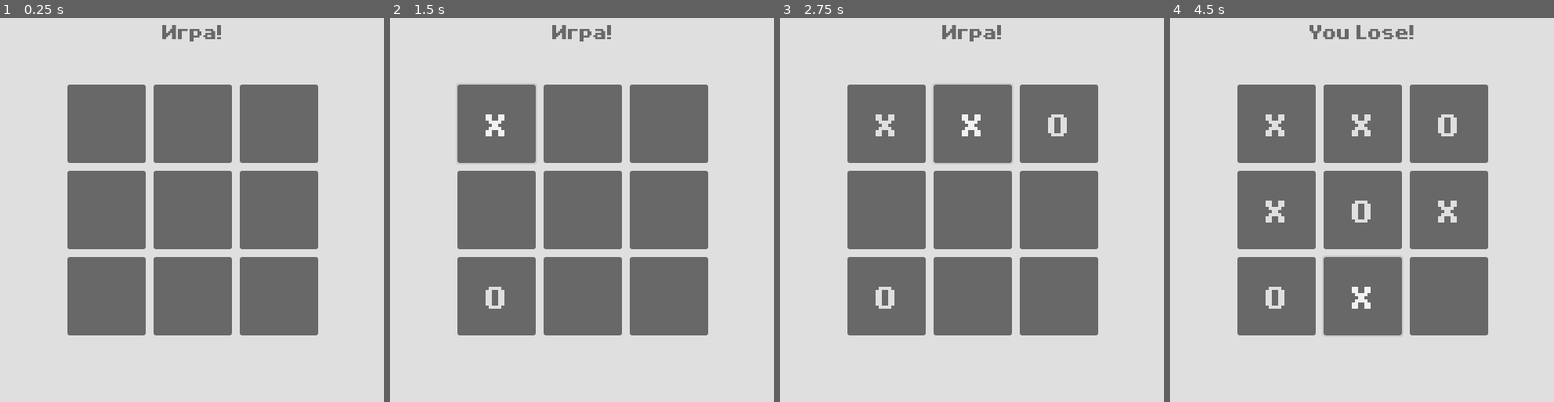
Above: before the commit, frames 1-4 (left to right).
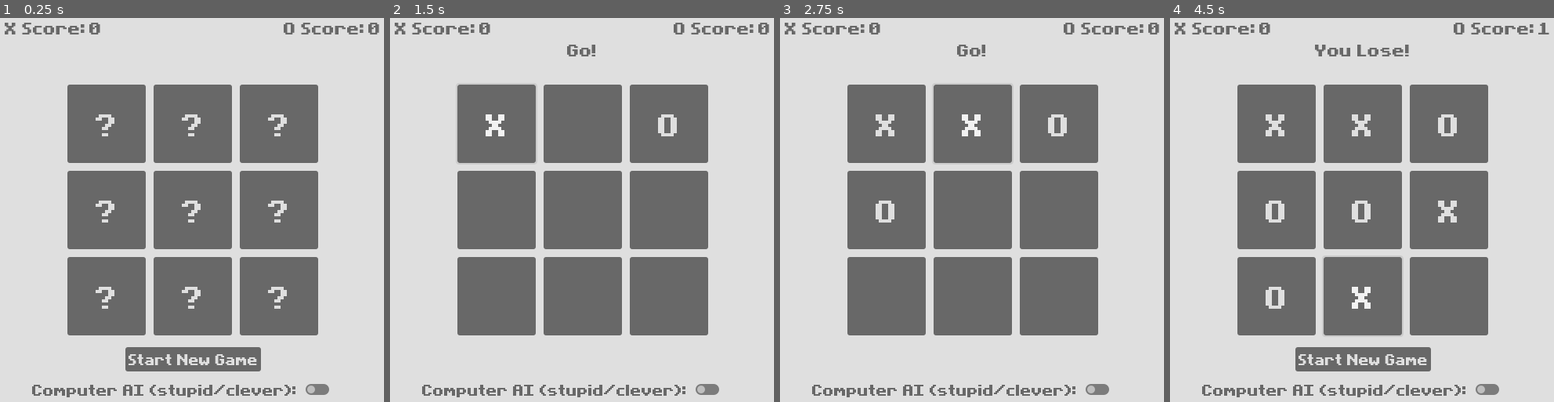
Above: after the commit, the same moments.

Repository: KanoAlgiz/Noughts-and-Crosses
Game: Godot game, scene res://game.tscn
The game is run twice, just before and just after one commit, with the same random seed, the same clock (stepped at 60 frames per second) and the same inputs.
Inputs (mouse positions are in pixels of both pictures, inside the frame that each line leads up to):
- Up to frame 1 (0.25 s): no input
- Up to frame 2 (1.5 s): click (582, 359) at 0.5 s, where only the run after the commit has a clickable "Start New Game"; click (497, 125) at 1.25 s
- Up to frame 3 (2.75 s): click (972, 125) at 2 s
- Up to frame 4 (4.5 s): click (1277, 210) at 2.77 s; click (1450, 210) at 3.5 s; click (1362, 294) at 4.25 s

The runs differ from the first frame. In frame 1, 4.8% of the frame differs, in the area x 1-99%, y 1-99%; in frame 2, 2.4%; in frame 3, 2.4%; in frame 4, 4.4%.

Commit message:
Add score & difficulty switch

Diff:
--- a/game.tscn
+++ b/game.tscn
@@ -18,14 +18,51 @@
 grow_vertical = 2
 script = ExtResource("1_cruao")
 
-[node name="Label" type="Label" parent="Interface"]
-layout_mode = 1
-anchors_preset = 10
-anchor_right = 1.0
-offset_bottom = 45.0
-grow_horizontal = 2
-theme = ExtResource("3_7r7jh")
-text = "Игра!"
+[node name="Header" type="MarginContainer" parent="Interface"]
+layout_mode = 2
+offset_right = 500.0
+offset_bottom = 24.0
+theme_override_constants/margin_left = 10
+theme_override_constants/margin_top = 5
+theme_override_constants/margin_right = 10
+
+[node name="VBoxContainer" type="VBoxContainer" parent="Interface/Header"]
+layout_mode = 2
+
+[node name="HBoxContainer" type="HBoxContainer" parent="Interface/Header/VBoxContainer"]
+layout_mode = 2
+size_flags_vertical = 3
+
+[node name="YouLabel" type="Label" parent="Interface/Header/VBoxContainer/HBoxContainer"]
+layout_mode = 2
+size_flags_horizontal = 0
+theme = ExtResource("3_7r7jh")
+text = "X Score:"
+
+[node name="YouScore" type="Label" parent="Interface/Header/VBoxContainer/HBoxContainer"]
+unique_name_in_owner = true
+layout_mode = 2
+size_flags_horizontal = 2
+theme = ExtResource("3_7r7jh")
+text = "0"
+
+[node name="FoeLabel" type="Label" parent="Interface/Header/VBoxContainer/HBoxContainer"]
+layout_mode = 2
+size_flags_horizontal = 10
+theme = ExtResource("3_7r7jh")
+text = "O Score:"
+
+[node name="FoeScore" type="Label" parent="Interface/Header/VBoxContainer/HBoxContainer"]
+unique_name_in_owner = true
+layout_mode = 2
+size_flags_horizontal = 8
+theme = ExtResource("3_7r7jh")
+text = "0"
+
+[node name="StatusLabel" type="Label" parent="Interface/Header/VBoxContainer"]
+unique_name_in_owner = true
+layout_mode = 2
+theme = ExtResource("3_7r7jh")
 horizontal_alignment = 1
 vertical_alignment = 1
 
@@ -126,6 +163,50 @@
 script = ExtResource("4_mjl6g")
 x = 2
 y = 2
+
+[node name="NewGameButton" type="Button" parent="Interface"]
+unique_name_in_owner = true
+layout_mode = 1
+anchors_preset = 7
+anchor_left = 0.5
+anchor_top = 1.0
+anchor_right = 0.5
+anchor_bottom = 1.0
+offset_left = -67.5
+offset_top = -75.0
+offset_right = 67.5
+offset_bottom = -44.0
+grow_horizontal = 2
+grow_vertical = 0
+theme = ExtResource("3_7r7jh")
+theme_override_font_sizes/font_size = 15
+text = "Start New Game"
+
+[node name="Difficulty" type="HBoxContainer" parent="Interface"]
+custom_minimum_size = Vector2(0, 40.605)
+layout_mode = 1
+anchors_preset = 7
+anchor_left = 0.5
+anchor_top = 1.0
+anchor_right = 0.5
+anchor_bottom = 1.0
+offset_left = -205.0
+offset_top = -40.605
+offset_right = 205.0
+grow_horizontal = 2
+grow_vertical = 0
+
+[node name="DifficultyLabel" type="Label" parent="Interface/Difficulty"]
+layout_mode = 2
+theme = ExtResource("3_7r7jh")
+theme_override_font_sizes/font_size = 16
+text = "Computer AI (stupid/clever):"
+horizontal_alignment = 1
+vertical_alignment = 1
+
+[node name="DifficultySwitch" type="CheckButton" parent="Interface/Difficulty"]
+layout_mode = 2
+theme = ExtResource("3_7r7jh")
 
 [connection signal="pressed" from="Interface/CenterContainer/Grid/Cell-0-0" to="Interface/CenterContainer/Grid/Cell-0-0" method="_on_pressed"]
 [connection signal="pressed" from="Interface/CenterContainer/Grid/Cell-1-0" to="Interface/CenterContainer/Grid/Cell-1-0" method="_on_pressed"]
@@ -136,3 +217,5 @@
 [connection signal="pressed" from="Interface/CenterContainer/Grid/Cell-0-2" to="Interface/CenterContainer/Grid/Cell-0-2" method="_on_pressed"]
 [connection signal="pressed" from="Interface/CenterContainer/Grid/Cell-1-2" to="Interface/CenterContainer/Grid/Cell-1-2" method="_on_pressed"]
 [connection signal="pressed" from="Interface/CenterContainer/Grid/Cell-2-2" to="Interface/CenterContainer/Grid/Cell-2-2" method="_on_pressed"]
+[connection signal="pressed" from="Interface/NewGameButton" to="Interface" method="onNewGameButtonClick"]
+[connection signal="toggled" from="Interface/Difficulty/DifficultySwitch" to="Interface" method="onDifficultyChange"]
--- a/scripts/Game.gd
+++ b/scripts/Game.gd
@@ -4,18 +4,35 @@
 # X = 1, O = -1, EMPTY = 0
 @onready var interface: Interface = %Interface
 var winChecker: WinChecker = WinChecker.new()
-var board: Array2D = Array2D.new(3, 3)
+var board: Array2D
 var aiStrategy: AiStrategy
-var isGameOver = false
+var isGameOver = true
+var scoreX = 0;
+var scoreO = 0
+var stupidStrategy = RandomCellStrategy.new()
+var cleverStrategy = MinMaxStrategy.new()
 
 func _ready():
-	#aiStrategy = RandomCellStrategy.new()
-	aiStrategy = MinMaxStrategy.new()
+	setAiStrategy(false)
+
+func startNewGame():
+	isGameOver = false
+	board = Array2D.new(3, 3)
 	interface.refresh(board)
+	interface.showText("Go!")
+
+func setAiStrategy(isClever: bool):
+	if isClever:
+		aiStrategy = cleverStrategy
+	else:
+		aiStrategy = stupidStrategy
 
 func onPlayerMove(x, y):
+	if isGameOver: return
+
 	if winChecker.isWinningMove(board, x, y, 1):
 		interface.showText("You Win!")
+		scoreX += 1
 		isGameOver = true
 
 	board.setValue(x, y, 1)
@@ -29,8 +46,11 @@
 
 		if winChecker.isWinningMove(board, selectedIndex["x"], selectedIndex["y"], -1):
 			interface.showText("You Lose!")
+			scoreO += 1
 			isGameOver = true
 
 		board.setValue(selectedIndex["x"], selectedIndex["y"], -1)
 
+	if isGameOver: interface.showNewGameButton()
 	interface.refresh(board)
+	interface.refreshScore(scoreX, scoreO)
--- a/scripts/Interface.gd
+++ b/scripts/Interface.gd
@@ -2,7 +2,10 @@
 class_name Interface
 
 @onready var game: Game = get_parent()
-@onready var label: Label = $Label
+@onready var statusLabel: Label = %StatusLabel
+@onready var scoreXLabel: Label = %YouScore
+@onready var scoreOLabel: Label = %FoeScore
+@onready var newGameButton: Button = %NewGameButton
 var buttons: Array2D = Array2D.new(3, 3)
 
 func _ready():
@@ -20,11 +23,25 @@
 	button.text = convertCellValueToText(value)
 	button.mouse_filter = 0 if value == 0 else 2
 
+func refreshScore(x: int, o: int):
+	scoreXLabel.text = str(x)
+	scoreOLabel.text = str(o)
+
 func onCellClick(x: int, y: int):
 	game.onPlayerMove(x, y)
 
 func showText(text: String):
-	label.text = text
+	statusLabel.text = text
+
+func onDifficultyChange(isHardNow: bool):
+	game.setAiStrategy(isHardNow)
+
+func onNewGameButtonClick():
+	newGameButton.visible = false
+	game.startNewGame()
+
+func showNewGameButton():
+	newGameButton.visible = true
 
 func convertCellValueToText(value: int) -> String:
 	var result: String
--- a/scripts/ai/MinMaxStrategy.gd
+++ b/scripts/ai/MinMaxStrategy.gd
@@ -2,13 +2,11 @@
 class_name MinMaxStrategy
 
 var checker: WinChecker = WinChecker.new()
-var actionNum = 0
 
 # best move for O is negative
 func selectCell(board: Array2D) -> Dictionary:
 	var bestScore = null
 	var moveScore
-	actionNum = 0
 	var bestMove: Dictionary = {"x": null, "y": null}
 	var boardCopy = board.getCopy();
 
@@ -26,8 +24,8 @@
 	return bestMove
 
 func getMoveScore(board: Array2D, moveX: int, moveY: int, playerMark: int):
-	actionNum += 1
-	if checker.isWinningMove(board, moveX, moveY, playerMark): return playerMark
+	if checker.isWinningMove(board, moveX, moveY, playerMark):
+		return playerMark
 
 	board.setValue(moveX, moveY, playerMark)
 
--- a/theme.tres
+++ b/theme.tres
@@ -5,6 +5,7 @@
 [resource]
 Button/font_sizes/font_size = 32
 Button/fonts/font = ExtResource("1_0seiv")
+CheckButton/constants/outline_size = 0
 Label/colors/font_color = Color(0.407843, 0.407843, 0.407843, 1)
-Label/font_sizes/font_size = 20
+Label/font_sizes/font_size = 18
 Label/fonts/font = ExtResource("1_0seiv")
